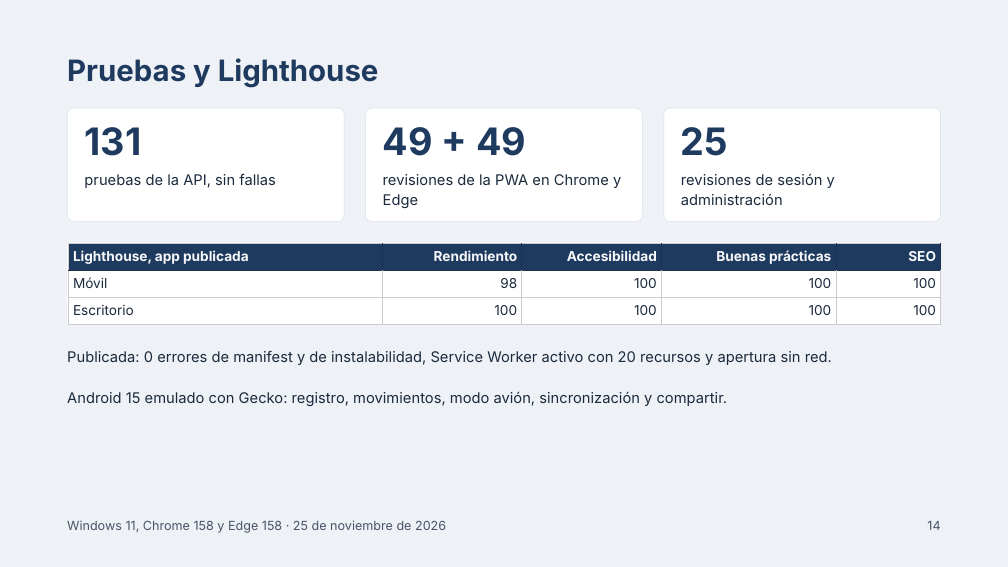
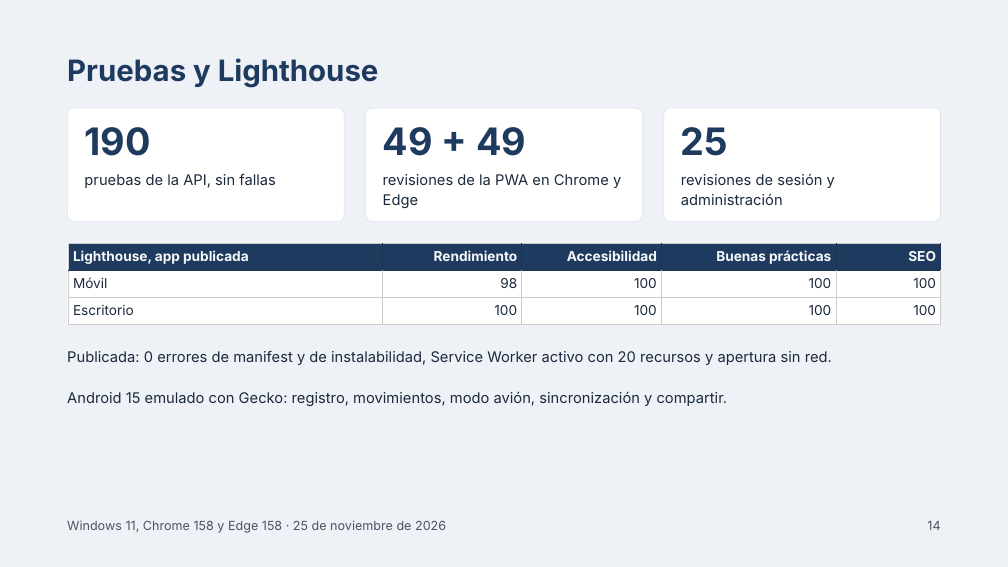
Before and after one commit to Jess4lxy/StockAlert-project, a slide deck: slide 14 of docs/proyecto-integrador/StockAlert Proyecto Integrador.pptx. Drawn at 1008x567 pixels with LibreOffice and Linux fonts; fonts in the diff are those of the drawing. Boxes give left, top, right and bottom in pixels: in the first picture for what was removed or moved away, otherwise in the second. Text is boxed around its words. In the diff, an @@ line names an element or a change of style, - is before the commit and + after.

```diff
--- a/docs/proyecto-integrador/StockAlert Proyecto Integrador.pptx
+++ b/docs/proyecto-integrador/StockAlert Proyecto Integrador.pptx
@@ text at box(84, 127, 150, 156): text changed @@
-131
+190
```
Also in this commit, not shown: 5 other slides changed, 27 other files.
